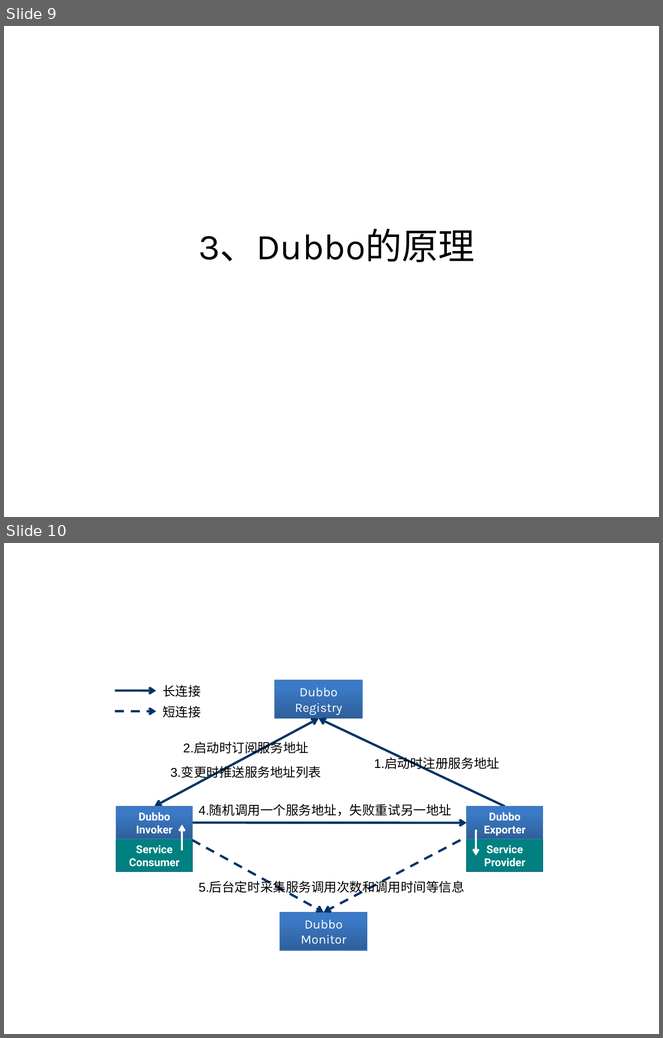
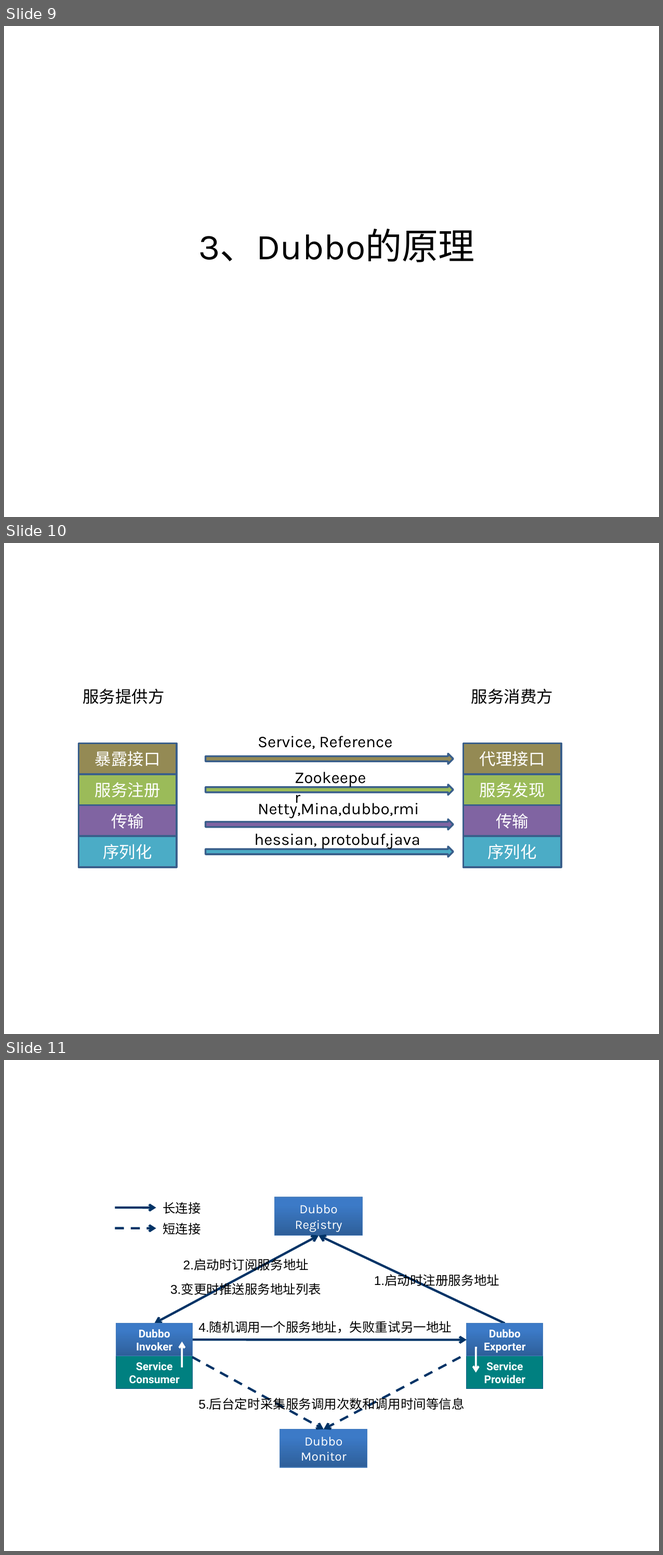
Before and after one commit to jinshulin/dubbo-simple-demo, a slide deck: 相关技术文档/Dubbo培训与实战.pptx. Shown one above the other, each under a label of ours: slides 9 and 10 before the commit, slides 9, 10 and 11 after it. The pictures are 663x1038 and 663x1555 pixels, drawn with LibreOffice and Linux fonts; fonts in the diff are those of the drawing; background and template pictures are left out. Boxes give left, top, right and bottom in pixels: in the first picture for what was removed or moved away, otherwise in the second. Text is boxed around its words. In the diff, an @@ line names an element or a change of style, - is before the commit and + after.

Commit message:
修改技术文档

```diff
--- a/相关技术文档/Dubbo培训与实战.pptx
+++ b/相关技术文档/Dubbo培训与实战.pptx
@@ slide 10 added at (4,543,659,1034), background picture (left out) @@
@@ title added at (74,545,659,593), 28 pt, text #FFFFFF @@
+Dubbo 技术架构
@@ text added at (83,689,165,704), 18 pt, text #000000 @@
+服务提供方
@@ text added at (471,689,554,704), 18 pt, text #000000 @@
+服务消费方
@@ rectangle added at (79,744,177,774), fill #948A54, outline #3A5F8C 2 pt, 18 pt, text #FFFFFF @@
+暴露接口
@@ text added at (258,736,392,749), 18 pt, text #000000 @@
+Service, Reference
@@ rectangle added at (463,744,561,774), fill #948A54, outline #3A5F8C 2 pt, 18 pt, text #FFFFFF @@
+代理接口
@@ right arrow added at (206,754,453,765), fill #948A54, outline #3A5F8C 2 pt @@
@@ rectangle added at (79,774,177,805), fill #9BBB59, outline #3A5F8C 2 pt, 18 pt, text #FFFFFF @@
+服务注册
@@ text added at (288,765,375,791), 18 pt, text #000000 @@
+Zookeeper
@@ rectangle added at (463,774,561,805), fill #9BBB59, outline #3A5F8C 2 pt, 18 pt, text #FFFFFF @@
+服务发现
@@ right arrow added at (206,785,453,795), fill #9BBB59, outline #3A5F8C 2 pt @@
@@ rectangle added at (79,806,177,836), fill #8064A2, outline #3A5F8C 2 pt, 18 pt, text #FFFFFF @@
+传输
@@ text added at (258,800,419,819), 18 pt, text #000000 @@
+Netty,Mina,dubbo,rmi
@@ rectangle added at (463,806,561,836), fill #8064A2, outline #3A5F8C 2 pt, 18 pt, text #FFFFFF @@
+传输
@@ right arrow added at (206,820,453,830), fill #8064A2, outline #3A5F8C 2 pt @@
@@ rectangle added at (79,836,177,867), fill #4BACC6, outline #3A5F8C 2 pt, 18 pt, text #FFFFFF @@
+序列化
@@ text added at (254,834,420,849), 18 pt, text #000000 @@
+hessian, protobuf,java
@@ rectangle added at (463,836,561,867), fill #4BACC6, outline #3A5F8C 2 pt, 18 pt, text #FFFFFF @@
+序列化
@@ right arrow added at (206,847,453,858), fill #4BACC6, outline #3A5F8C 2 pt @@
@@ what was slide 10 is now slide 11 @@
```
Also in this commit, not shown: 2 other files.
